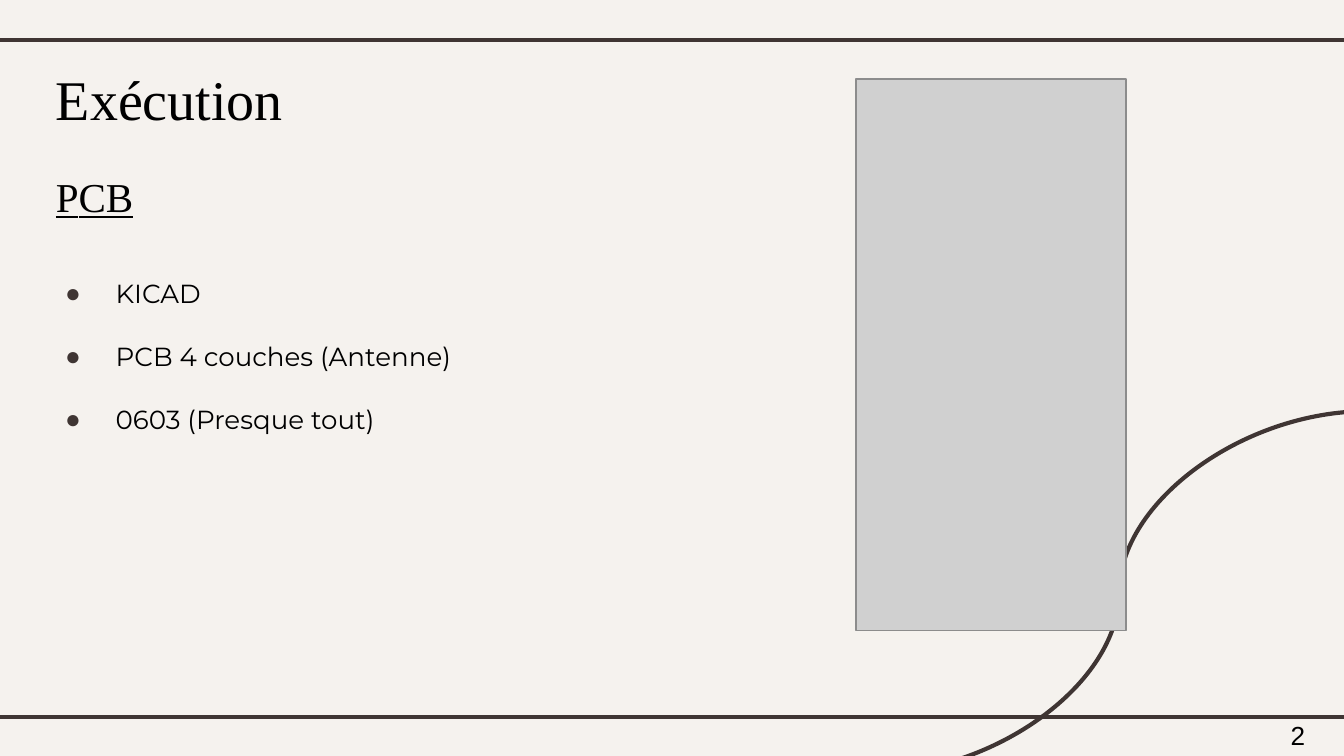
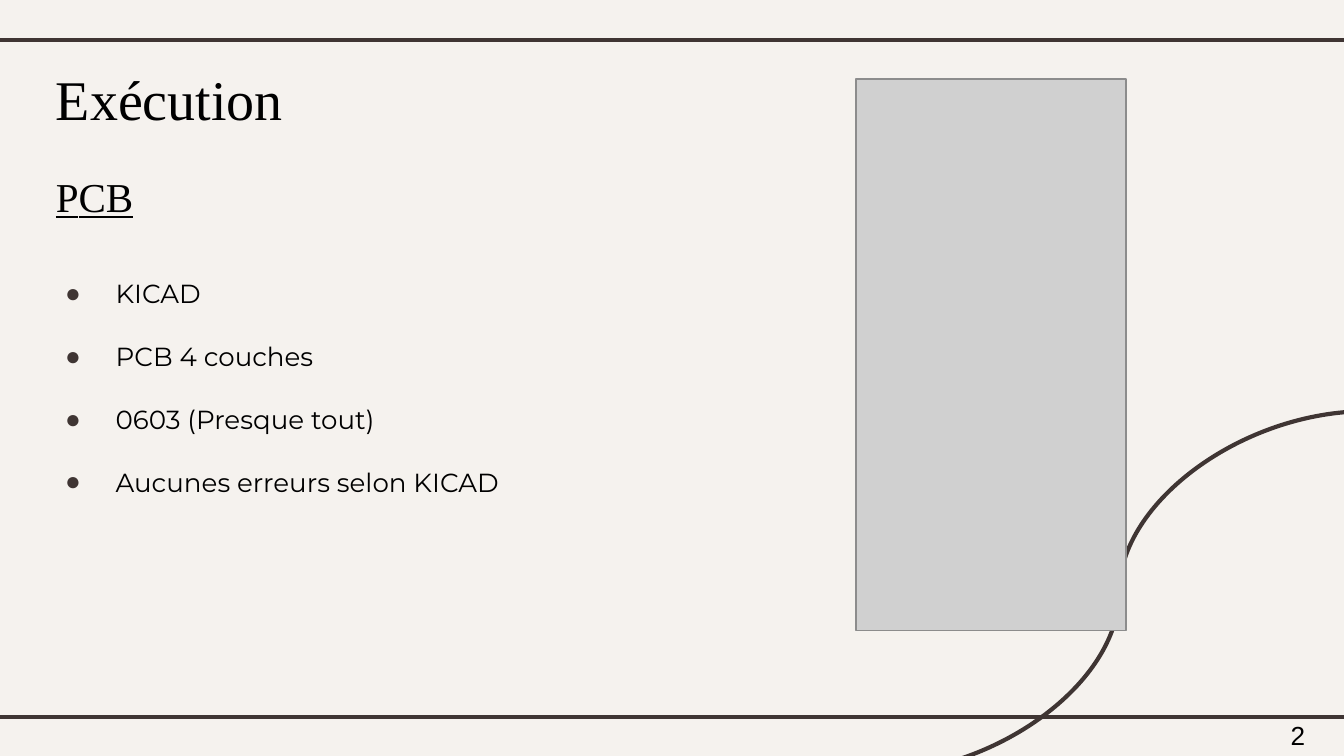
Before and after one commit to Jabooby/CCI_UdeS, a slide deck: slide 5 of Competition/Summer_2024/Presentation/CCI_Presentation_equipe3.pptx. Drawn at 1344x756 pixels with LibreOffice and Linux fonts; fonts in the diff are those of the drawing; grey boxes stand for pictures. Boxes give left, top, right and bottom in pixels: in the first picture for what was removed or moved away, otherwise in the second. Text is boxed around its words. In the diff, an @@ line names an element or a change of style, - is before the commit and + after.

```diff
--- a/Competition/Summer_2024/Presentation/CCI_Presentation_equipe3.pptx
+++ b/Competition/Summer_2024/Presentation/CCI_Presentation_equipe3.pptx
@@ subtitle at (116, 346, 313, 366): text changed @@
-● PCB 4 couches (Antenne)
+● PCB 4 couches
@@ subtitle at (116, 472, 498, 492): paragraph added @@
+● Aucunes erreurs selon KICAD
```
Also in this commit, not shown: 5 other slides changed.
